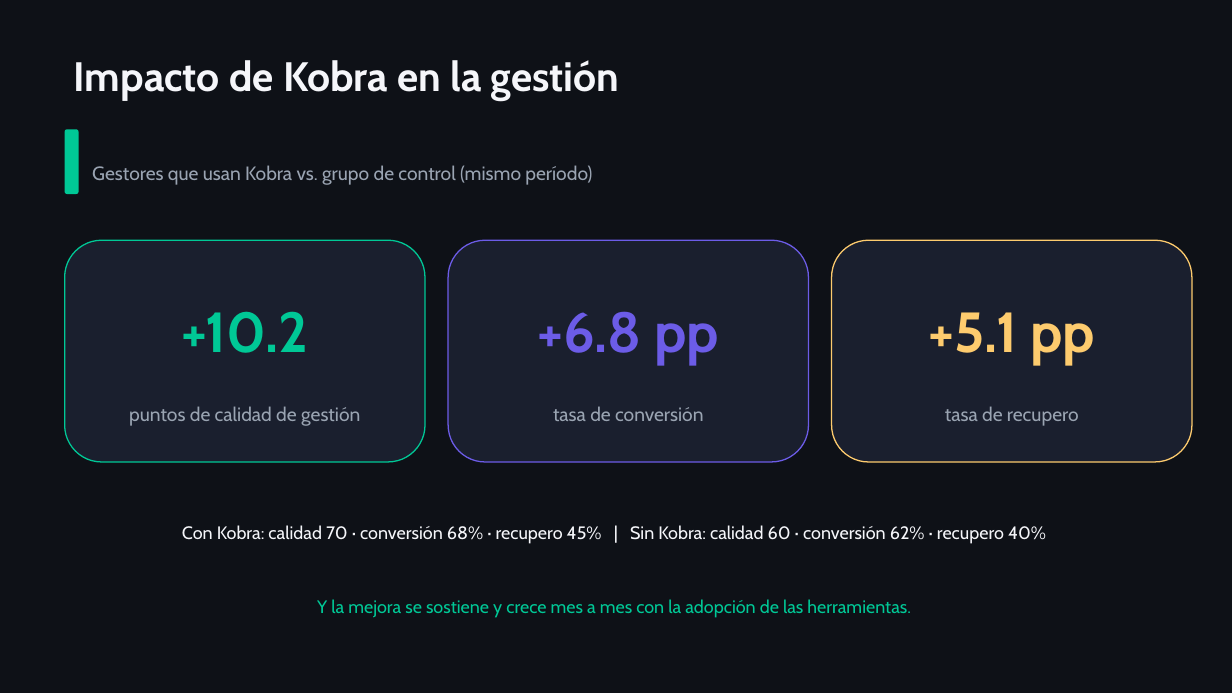
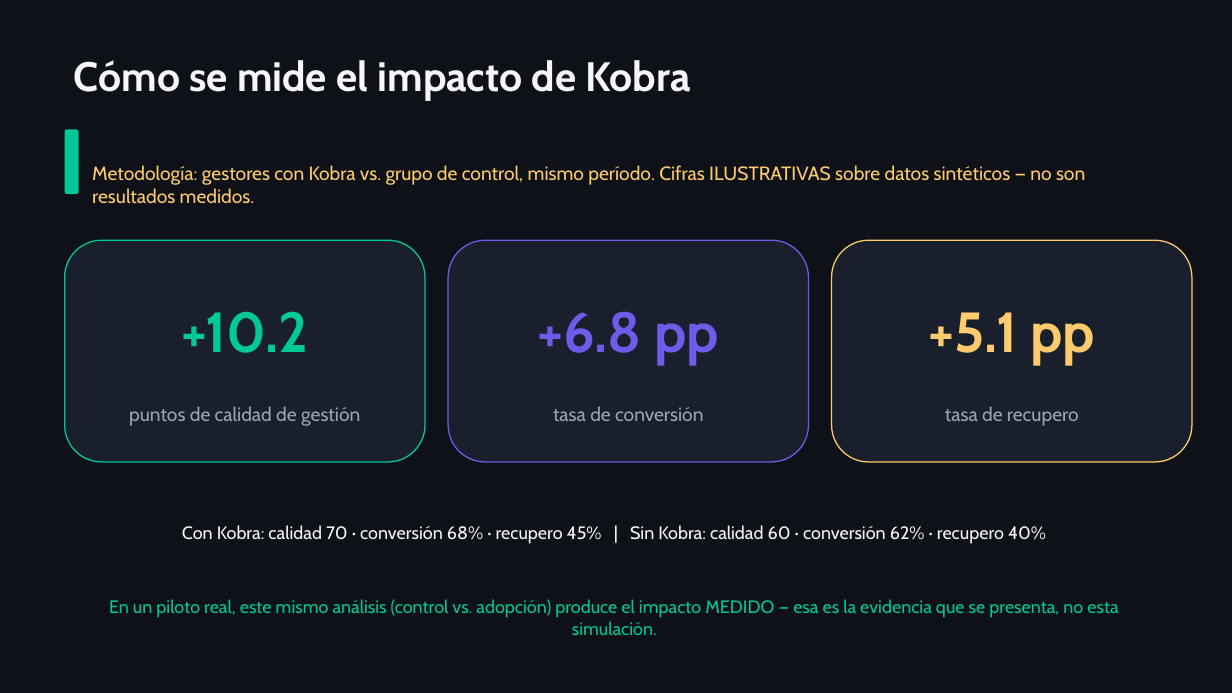
Before and after one commit to vieraschiavi/Kobra, a slide deck: slide 15 of presentation/Kobra_Presentacion_Gerencial.pptx. Drawn at 1232x693 pixels with LibreOffice and Linux fonts; fonts in the diff are those of the drawing. Boxes give left, top, right and bottom in pixels: in the first picture for what was removed or moved away, otherwise in the second. Text is boxed around its words. In the diff, an @@ line names an element or a change of style, - is before the commit and + after.

```diff
--- a/presentation/Kobra_Presentacion_Gerencial.pptx
+++ b/presentation/Kobra_Presentacion_Gerencial.pptx
@@ text at (x1=74, y1=60, x2=691, y2=101): text changed @@
-Impacto de Kobra en la gestión
+Cómo se mide el impacto de Kobra
@@ text at (x1=92, y1=165, x2=1085, y2=204): text changed; text colour #9AA4B2 to #FDCB6E @@
-Gestores que usan Kobra vs. grupo de control (mismo período)
+Metodología: gestores con Kobra vs. grupo de control, mismo período. Cifras ILUSTRATIVAS sobre datos sintéticos — no son resultados medidos.
@@ text at (x1=109, y1=599, x2=1118, y2=635): text changed @@
-Y la mejora se sostiene y crece mes a mes con la adopción de las herramientas.
+En un piloto real, este mismo análisis (control vs. adopción) produce el impacto MEDIDO — esa es la evidencia que se presenta, no esta simulación.
```
Also in this commit, not shown: 2 other slides changed, 8 other files.
